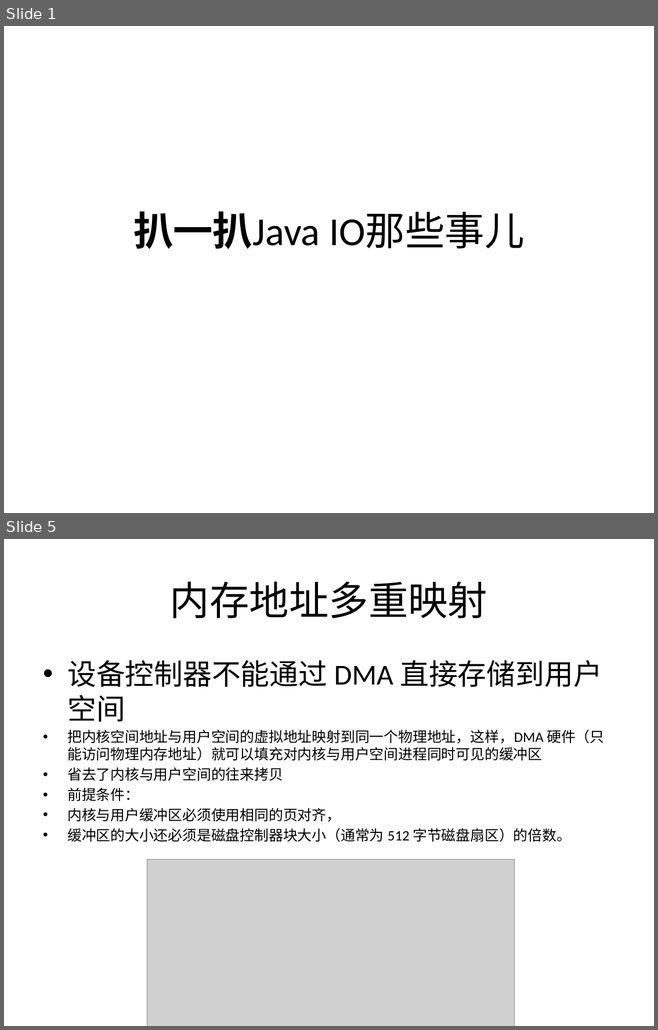
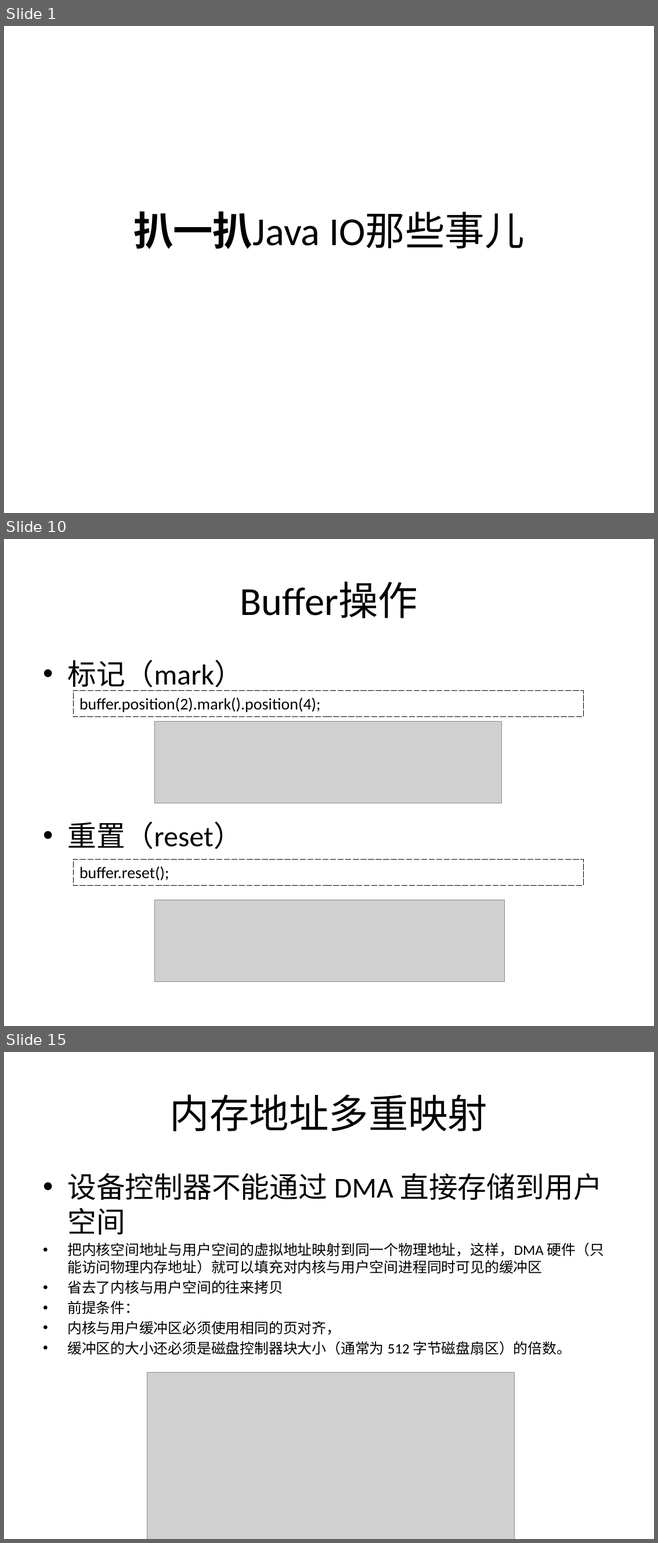
Before and after one commit to guhanjie/Knowledge-sharing, a slide deck: 扒一扒Java IO那些事儿.pptx. Shown one above the other, each under a label of ours: slides 1 and 5 before the commit, slides 1, 10 and 15 after it; the slides between them are not shown. The pictures are 658x1030 and 658x1543 pixels, drawn with LibreOffice and Linux fonts; fonts in the diff are those of the drawing; grey boxes stand for pictures. Boxes give left, top, right and bottom in pixels: in the first picture for what was removed or moved away, otherwise in the second. Text is boxed around its words. In the diff, an @@ line names an element or a change of style, - is before the commit and + after.

```diff
--- a/扒一扒Java IO那些事儿.pptx
+++ b/扒一扒Java IO那些事儿.pptx
@@ slide 10 added at (4, 539, 654, 1026), background #FFFFFF @@
@@ title added at (240, 582, 418, 618), 44 pt, text #000000 @@
+Buffer操作
@@ text added at (67, 660, 243, 849), 32 pt, text #000000 @@
+• 标记（mark）
+• 重置（reset）
@@ rectangle added at (73, 690, 583, 716), outline #000000 0.75 pt dashed, 18 pt, text #000000 @@
+buffer.position(2).mark().position(4);
@@ picture added at (155, 722, 502, 803) @@
@@ rectangle added at (73, 859, 583, 885), outline #000000 0.75 pt dashed, 18 pt, text #000000 @@
+buffer.reset();
@@ picture added at (155, 900, 505, 982) @@
@@ what was slide 5 is now slide 15 @@
```
Also in this commit, not shown: 5 slides changed, 7 other slides added, 2 slides removed.
